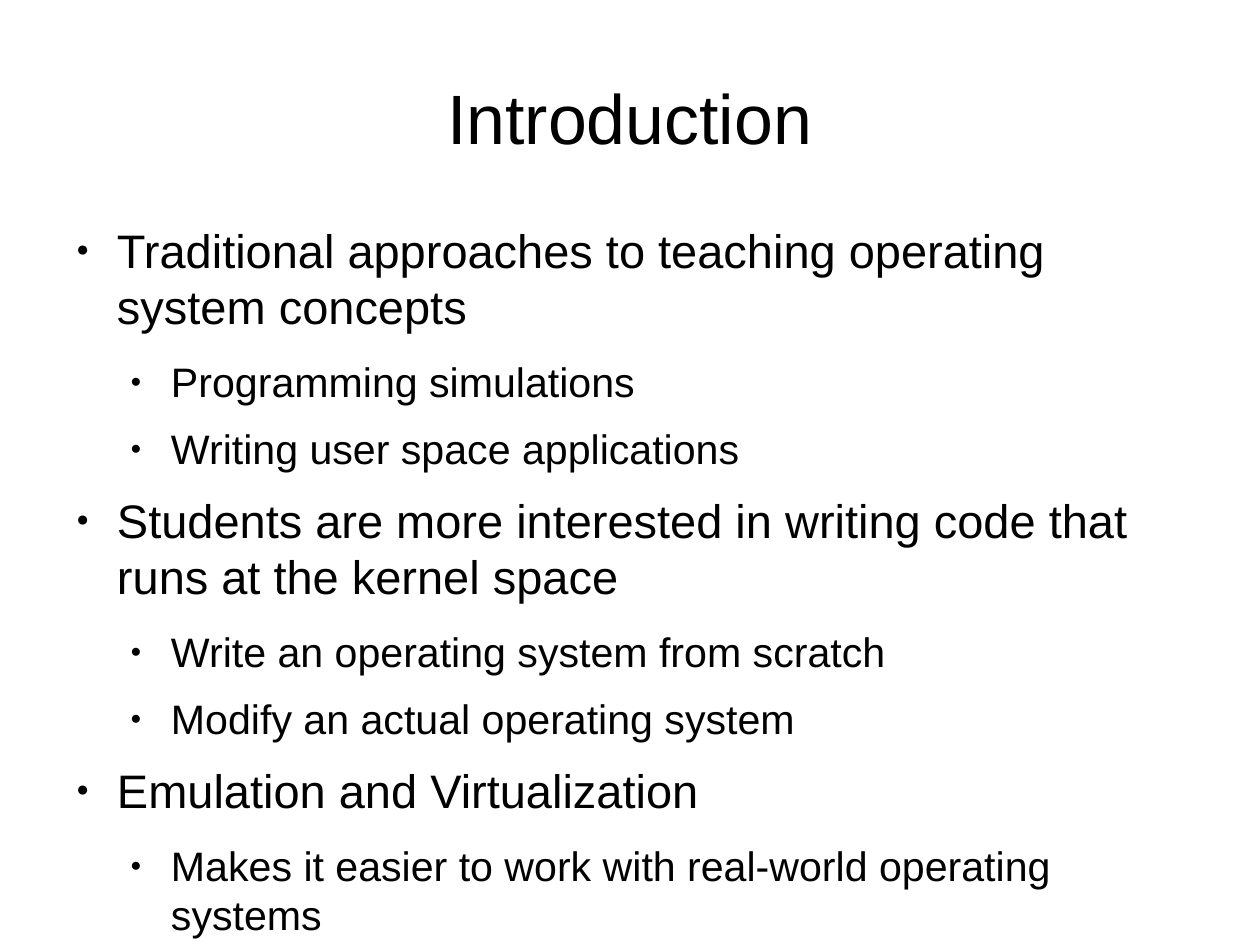
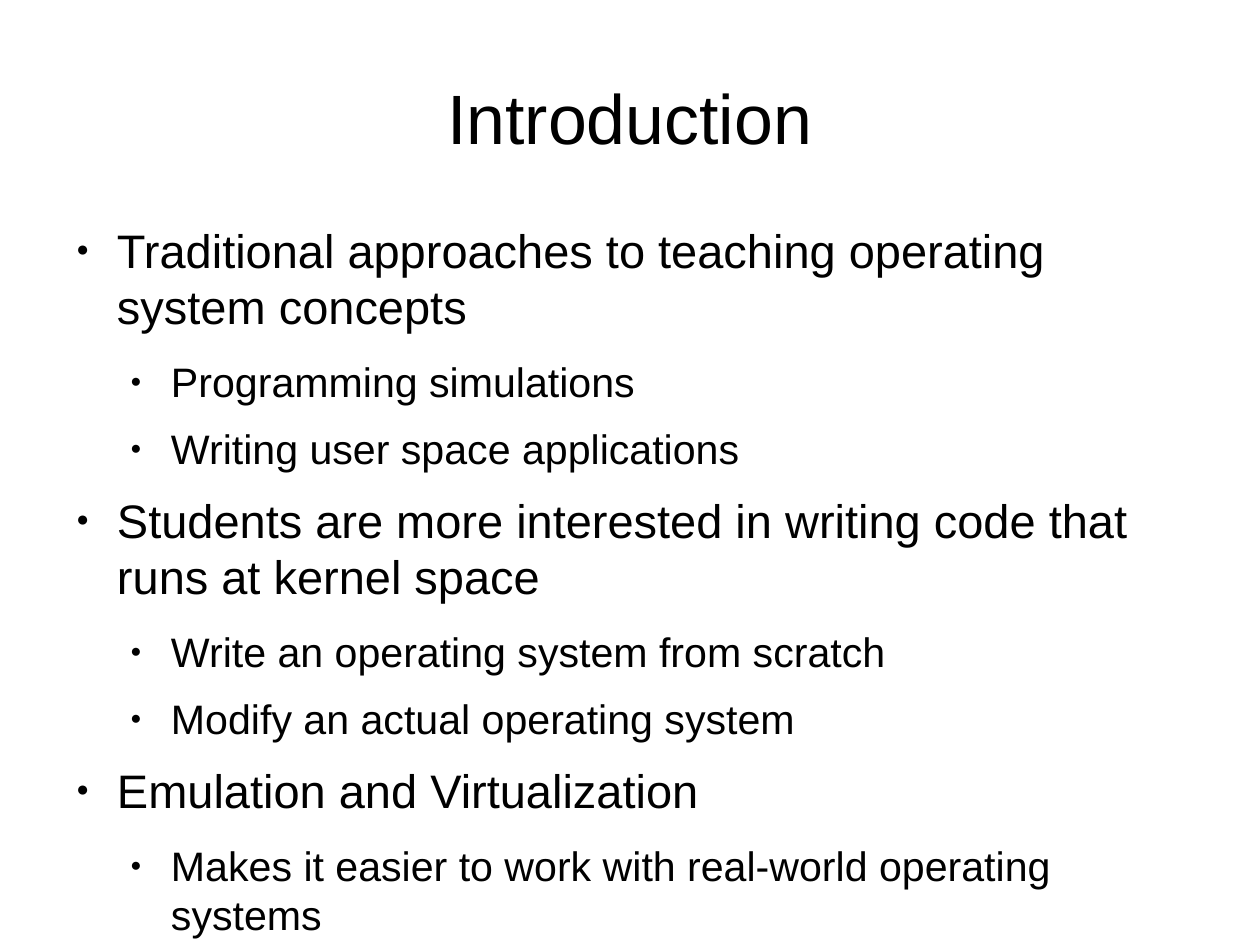
Before and after one commit to jachermocilla/jach-homepage, a slide deck: slide 3 of jach-ncite09-slides.odp. Drawn at 1260x945 pixels with LibreOffice and Linux fonts; fonts in the diff are those of the drawing. Boxes give left, top, right and bottom in pixels: in the first picture for what was removed or moved away, otherwise in the second. Text is boxed around its words. In the diff, an @@ line names an element or a change of style, - is before the commit and + after.

```diff
--- a/jach-ncite09-slides.odp
+++ b/jach-ncite09-slides.odp
@@ text at (117, 504, 1127, 603): text changed @@
-● Students are more interested in writing code that runs at the kernel space
+● Students are more interested in writing code that runs at kernel space
```
Also in this commit, not shown: 2 other slides changed.
